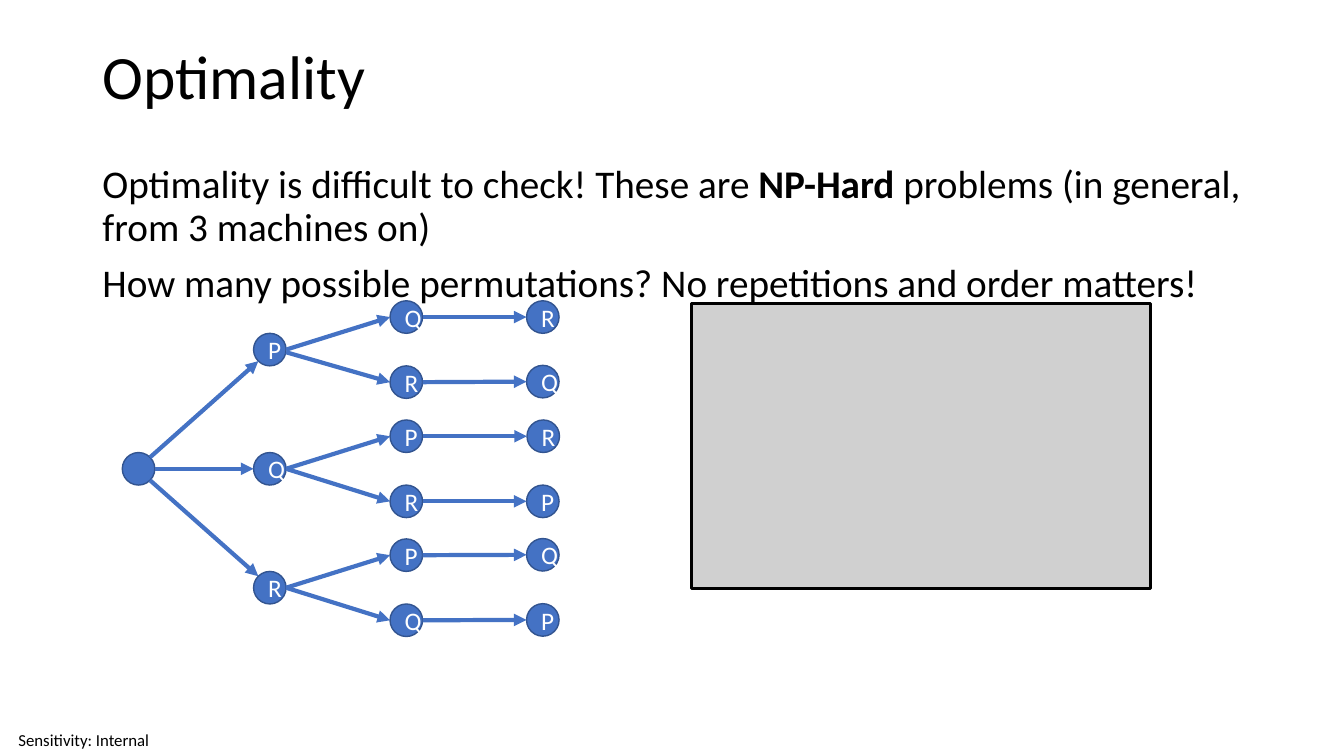
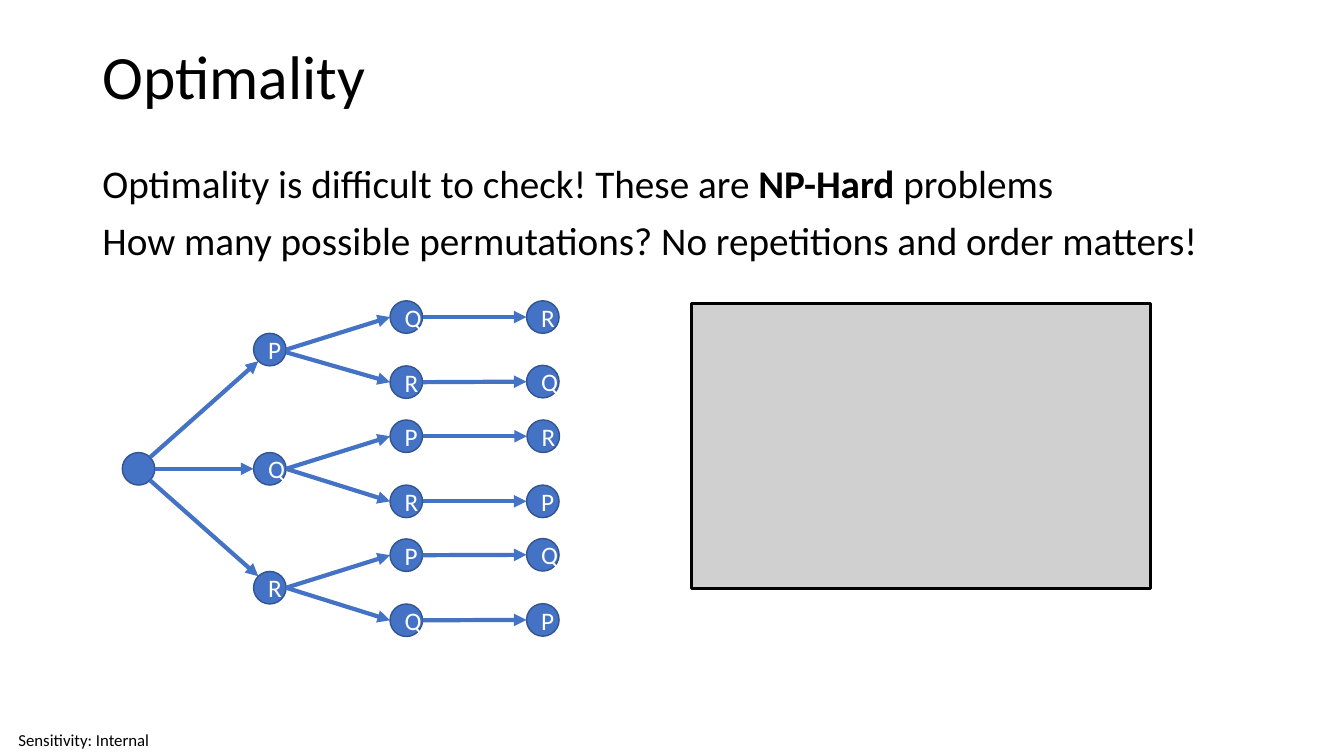
Before and after one commit to invariantum/operational_research, a slide deck: slide 12 of content/Lectures/Semester 1/Week 07 - Flow Shop and Job Shop Scheduling/5 Source Files/Week 7 - Flow Shop Scheduling.pptx. Drawn at 1344x756 pixels with LibreOffice and Linux fonts; fonts in the diff are those of the drawing; grey boxes stand for pictures. Boxes give left, top, right and bottom in pixels: in the first picture for what was removed or moved away, otherwise in the second. Text is boxed around its words. In the diff, an @@ line names an element or a change of style, - is before the commit and + after.

```diff
--- a/content/Lectures/Semester 1/Week 07 - Flow Shop and Job Shop Scheduling/5 Source Files/Week 7 - Flow Shop Scheduling.pptx
+++ b/content/Lectures/Semester 1/Week 07 - Flow Shop and Job Shop Scheduling/5 Source Files/Week 7 - Flow Shop Scheduling.pptx
@@ text at (102,170,1053,205): text changed @@
-Optimality is difficult to check! These are NP-Hard problems (in general, from 3 machines on)
+Optimality is difficult to check! These are NP-Hard problems
```
Also in this commit, not shown: 9 other files.
